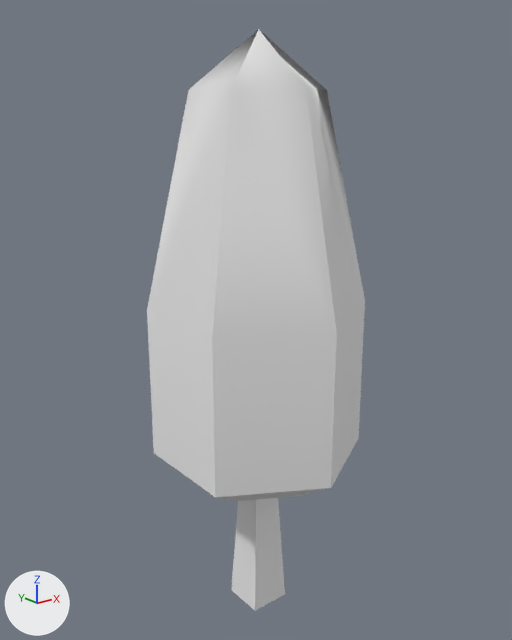
The OBJ model Razor/maps/assets/kenney_3droadpack_updated/Models/roadTile_019.obj, before and after one commit.
Camera for both pictures: a 50 mm lens placed at (-1.41, -1.78, 2.28), pointed at (0.42, 0.5, 1.37). The lights are fixed; the arrows at lower left show +X, +Y and +Z. Where no turn or scale is listed for an object, it has been applied to the vertices.

Script lines for the objects in view, before the commit:
```python
mat_alternate_dirt = principled_material('Alternate_Dirt')
mat_alternate_dirt.base_color = (0.8, 0.8, 0.8)  # white #e7e7e7
mat_alternate_dirt.roughness = 1.0
mat_grass = principled_material('Grass')
mat_grass.base_color = (0.8, 0.8, 0.8)  # white #e7e7e7
mat_grass.roughness = 1.0
me_roadtile_019 = bpy.data.meshes.new('roadTile_019')
me_roadtile_019.from_pydata(...)  # 34 vertices, 43 faces; spans x 0.0..0.81, y 0.0..0.93, z 0.0..2.53
# faces by material slot: [38, 5]
me_roadtile_019.materials.append(mat_grass)  # white #e7e7e7
me_roadtile_019.materials.append(mat_alternate_dirt)  # white #e7e7e7
ob_roadtile_019 = bpy.data.objects.new('roadTile_019', me_roadtile_019)
ob_roadtile_019.location = (0.0, 0.0, 0.0)
```
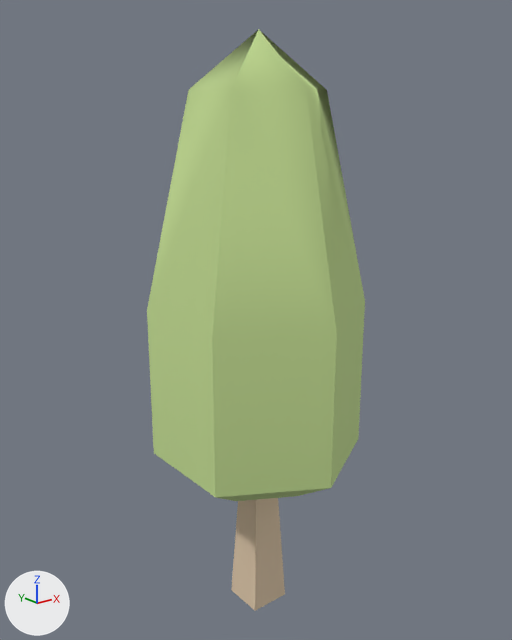
The edits, one by one:
Material 'Grass' (mat_grass) changes colour from white #e7e7e7 to green #c2db92; in linear values from (0.8, 0.8, 0.8) to (0.541, 0.71, 0.286).
Material 'Alternate_Dirt' (mat_alternate_dirt) changes colour from white #e7e7e7 to beige #ddc6a9; in linear values from (0.8, 0.8, 0.8) to (0.722, 0.565, 0.396).

Where the change shows, as pixel boxes [x1, y1, x2, y2] in the pictures (512 x 640 px):
'roadTile_019', recoloured (white to green): [147, 29, 365, 611] in both
